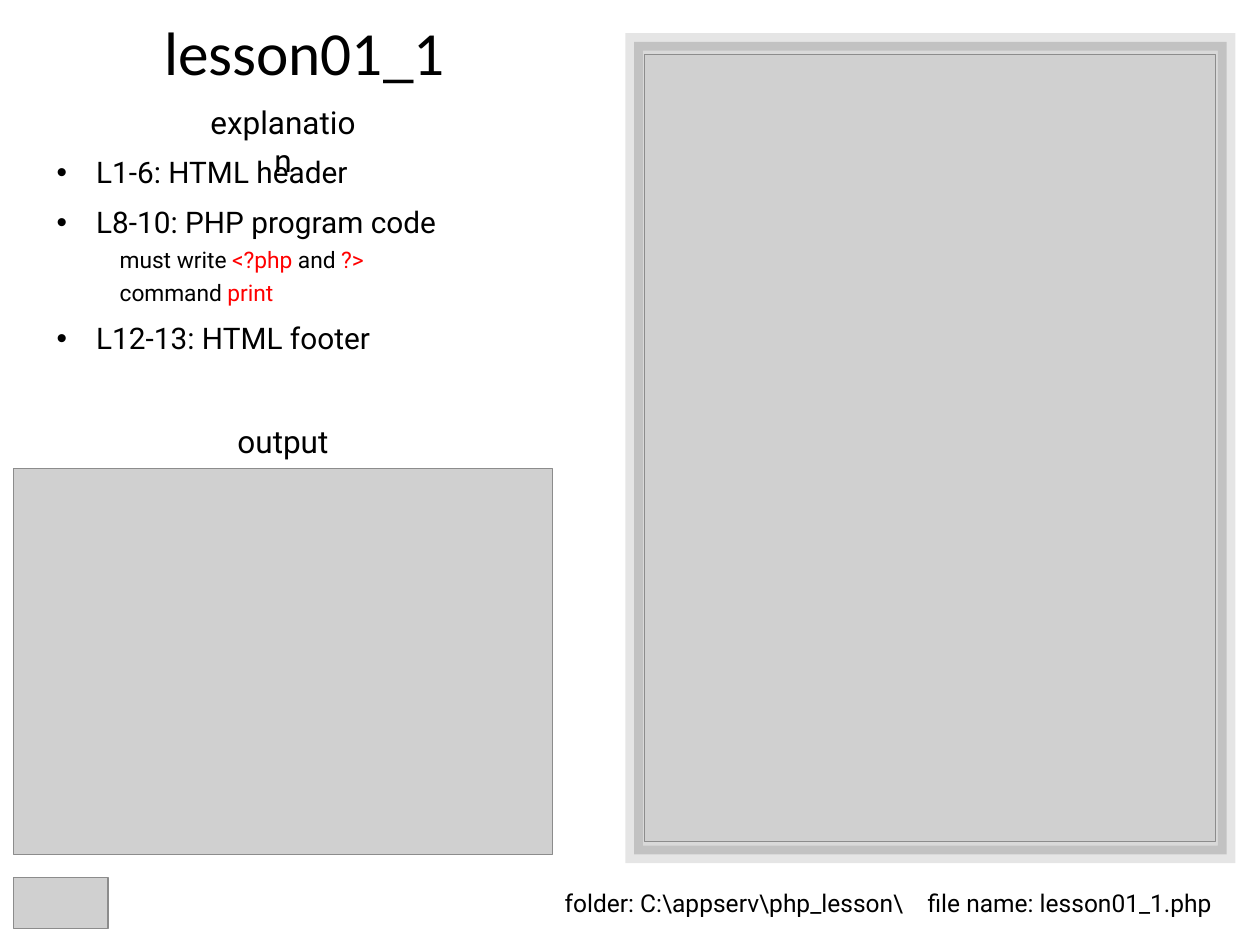
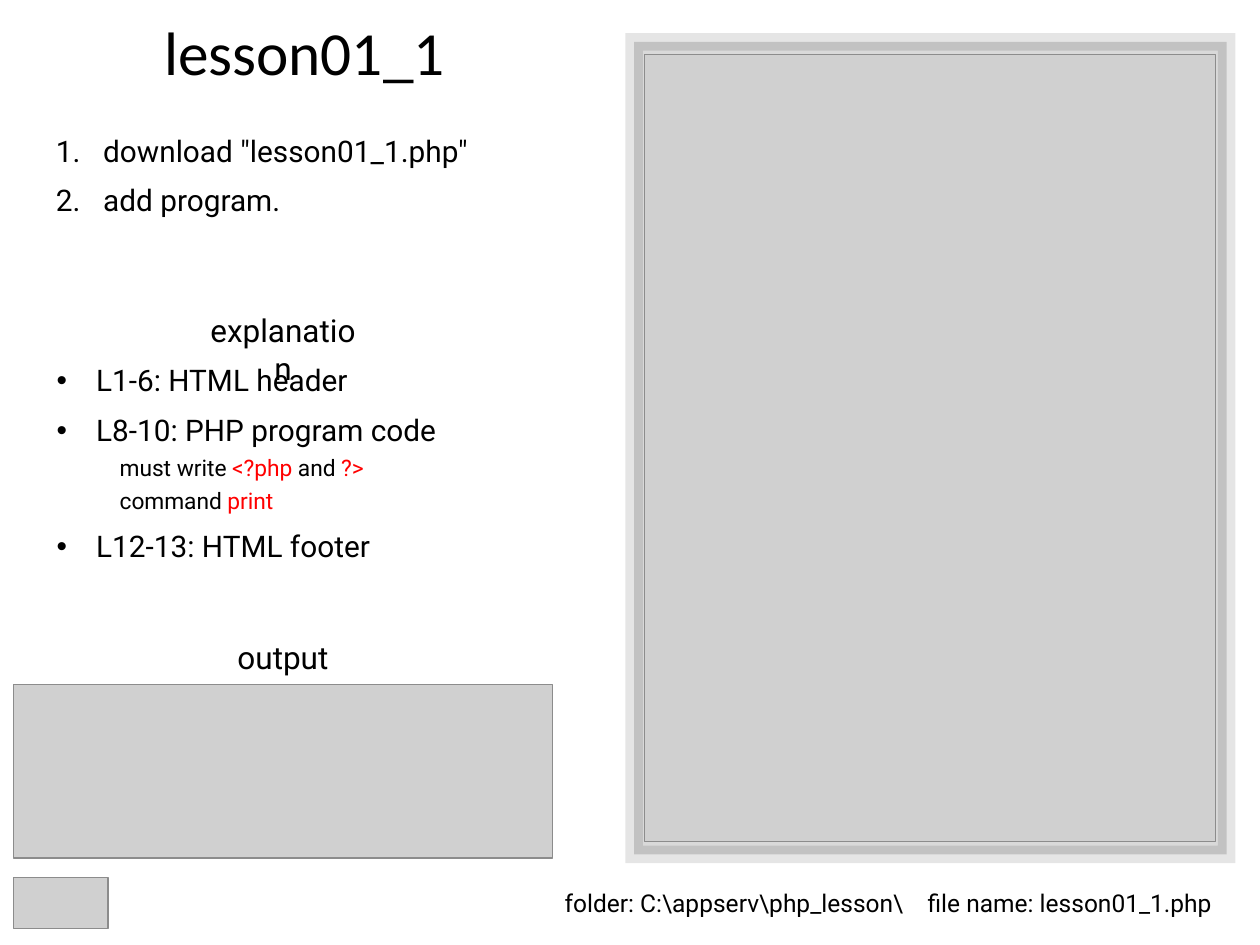
Before and after one commit to lastshogun13/php_lesson, a slide deck: slide 5 of ppt/lesson01.pptx (slide 4 before the commit). Drawn at 1260x945 pixels with LibreOffice and Linux fonts; fonts in the diff are those of the drawing; grey boxes stand for pictures. Boxes give left, top, right and bottom in pixels: in the first picture for what was removed or moved away, otherwise in the second. Text is boxed around its words. In the diff, an @@ line names an element or a change of style, - is before the commit and + after.

Commit message:
lesson_php

```diff
--- a/ppt/lesson01.pptx
+++ b/ppt/lesson01.pptx
@@ text added at box(103, 139, 467, 218), 17 pt, text #000000 @@
+1. download "lesson01_1.php"
+2. add program.
@@ text "explanation": place and size @@
-text "explanation" at box(189, 97, 375, 147)
+text "explanation" at box(189, 305, 375, 355)
@@ text "L1-6: HTML header": place and size @@
-text "L1-6: HTML header" at box(96, 156, 436, 350)
+text "L1-6: HTML header" at box(96, 363, 436, 558)
@@ text "output": place and size @@
-text "output" at box(237, 432, 328, 460)
+text "output" at box(237, 648, 328, 676)
@@ picture: place and size @@
-picture at box(14, 469, 552, 854)
+picture at box(14, 684, 552, 858)
```
Also in this commit, not shown: 1 slide added, 18 other files.
